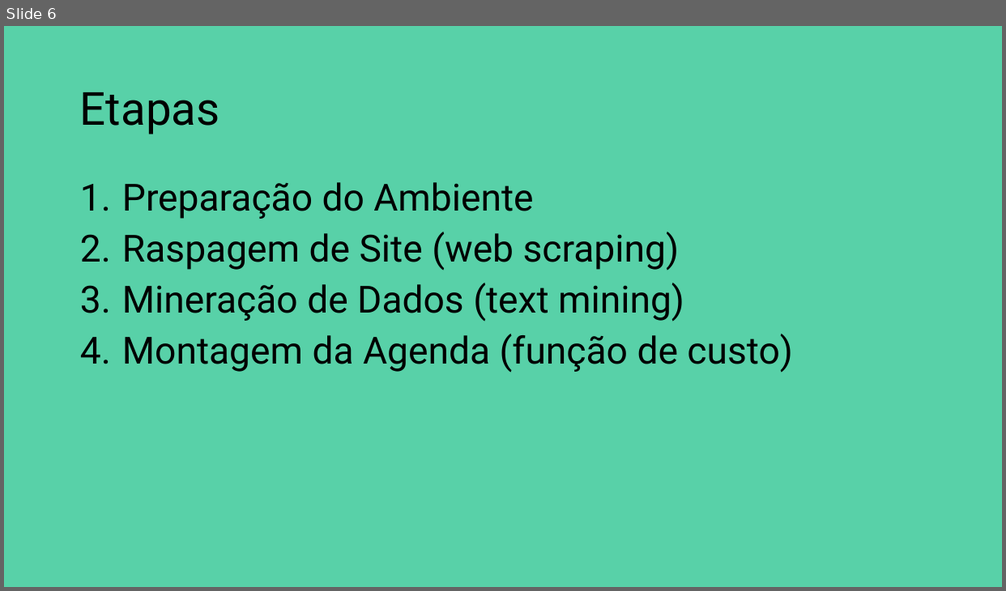
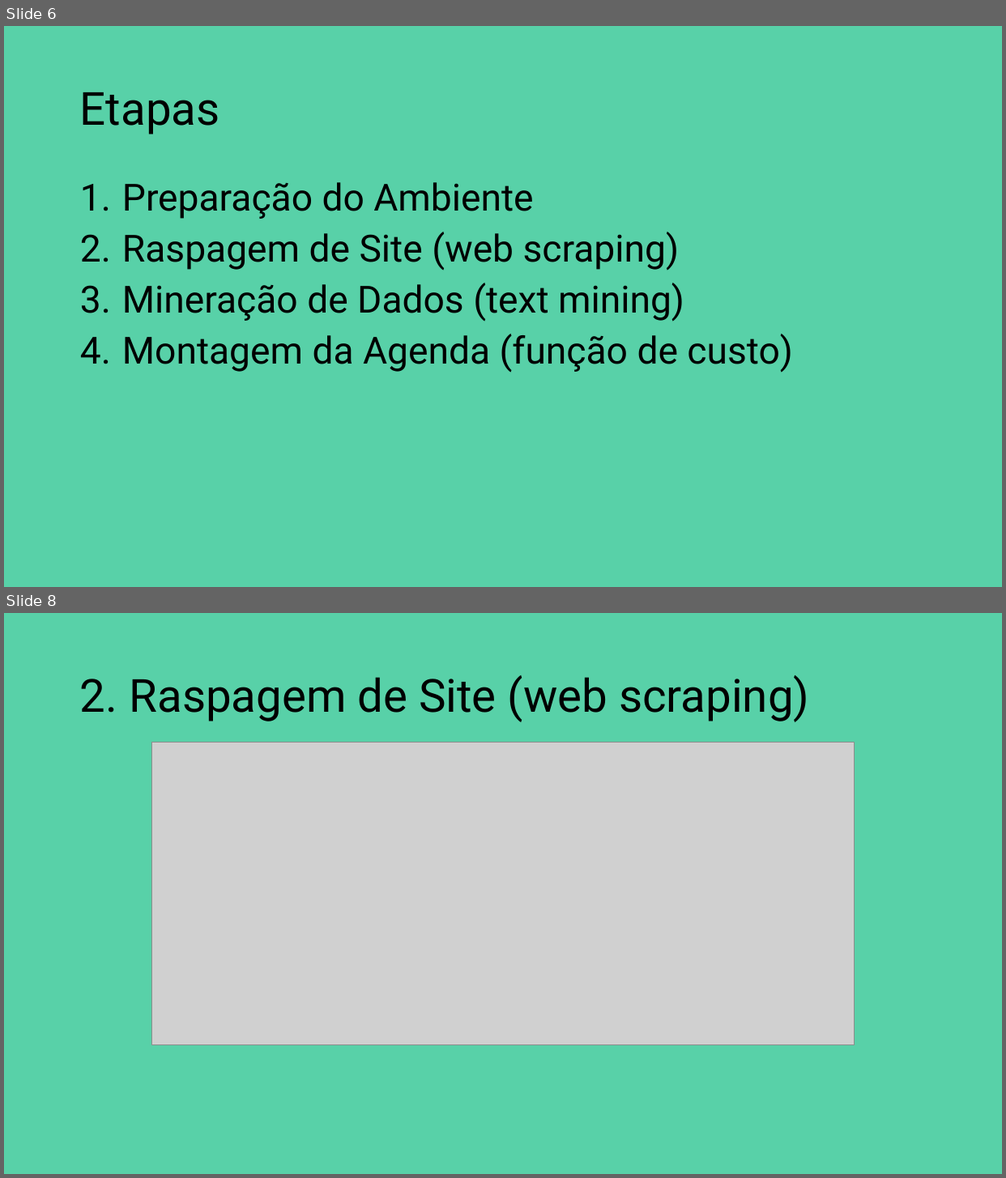
Before and after one commit to rnmourao/sxsw-ai-roster, a slide deck: sxsw.pptx. Shown one above the other, each under a label of ours: slide 6 before the commit, slides 6 and 8 after it; the slides between them are not shown. The pictures are 1006x591 and 1006x1178 pixels, drawn with LibreOffice and Linux fonts; fonts in the diff are those of the drawing; grey boxes stand for pictures. Boxes give left, top, right and bottom in pixels: in the first picture for what was removed or moved away, otherwise in the second. Text is boxed around its words. In the diff, an @@ line names an element or a change of style, - is before the commit and + after.

```diff
--- a/sxsw.pptx
+++ b/sxsw.pptx
@@ slide 8 added at [4,613,1002,1174], background #58D1A8 @@
@@ title added at [80,675,809,722], 44 pt, text #000000 @@
+2. Raspagem de Site (web scraping)
@@ picture added at [152,742,854,1045] @@
```
Also in this commit, not shown: 3 other slides added.
